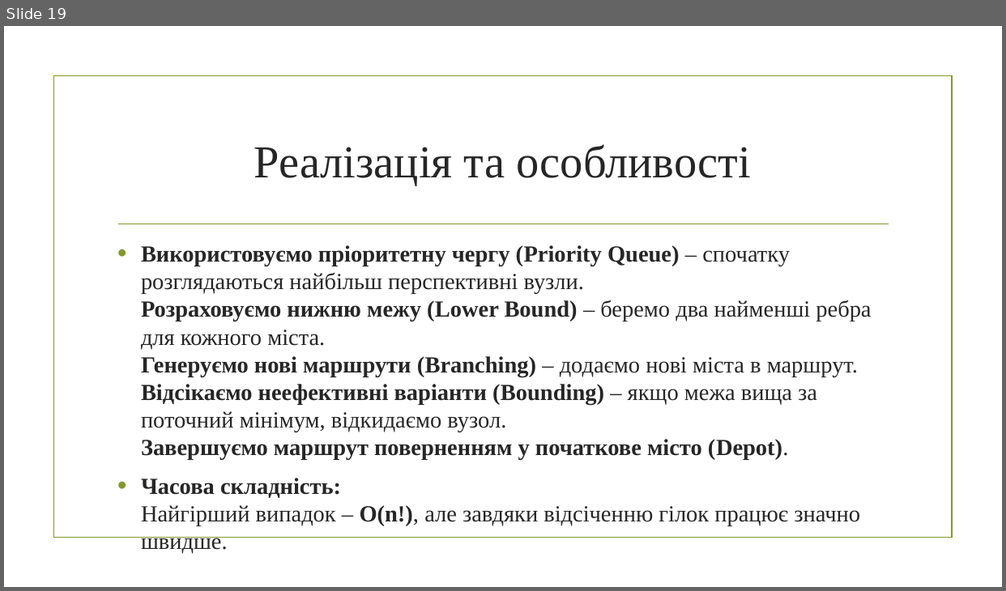
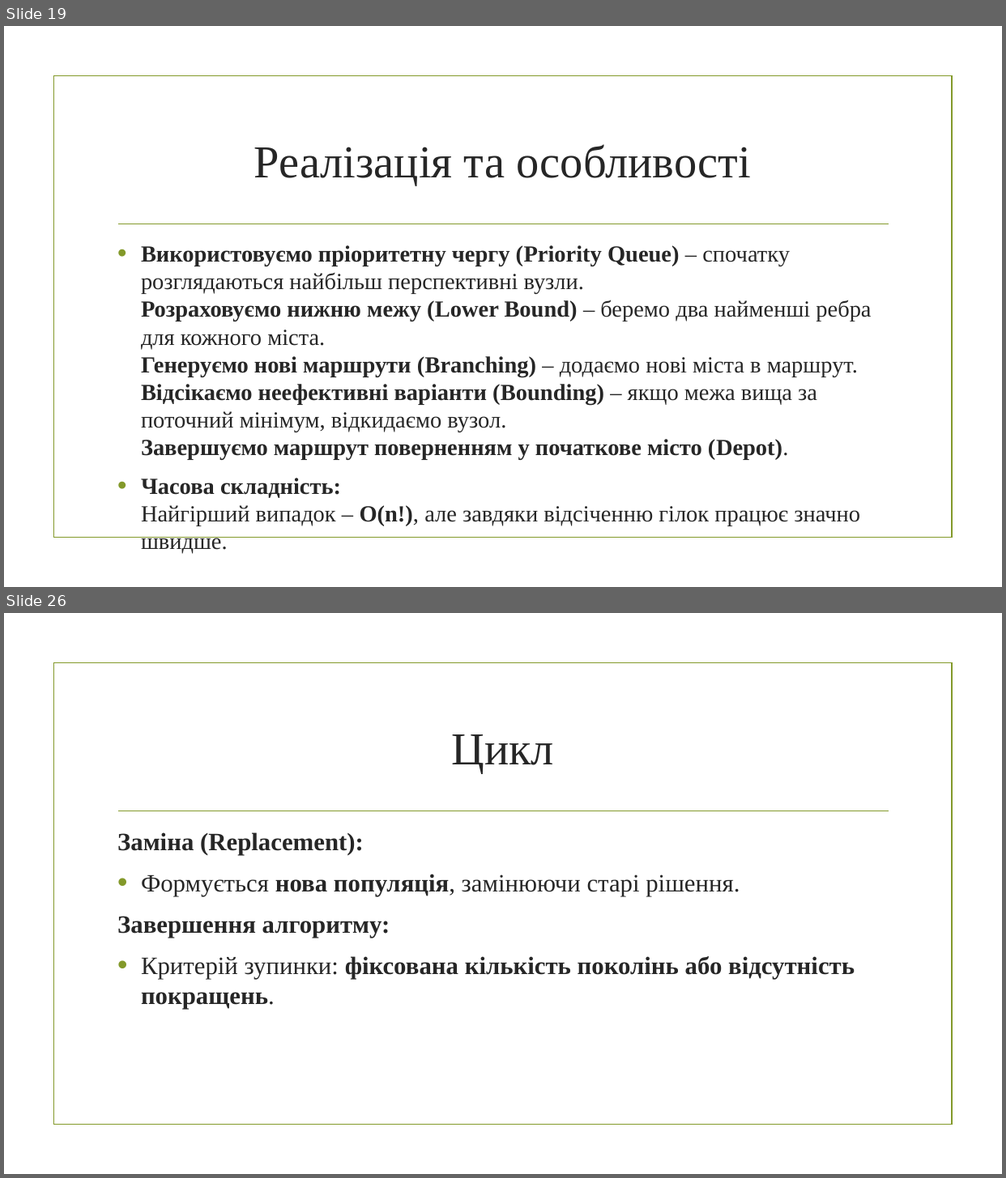
Before and after one commit to mecchmatProjects/Facultative, a slide deck: Lect6.pptx. Shown one above the other, each under a label of ours: slide 19 before the commit, slides 19 and 26 after it; the slides between them are not shown. The pictures are 1006x591 and 1006x1178 pixels, drawn with LibreOffice and Linux fonts; fonts in the diff are those of the drawing; background and template pictures are left out. Boxes give left, top, right and bottom in pixels: in the first picture for what was removed or moved away, otherwise in the second. Text is boxed around its words. In the diff, an @@ line names an element or a change of style, - is before the commit and + after.

```diff
--- a/Lect6.pptx
+++ b/Lect6.pptx
@@ slide 26 added at bbox=[4, 613, 1002, 1174], background picture (left out); not listed: 2 template elements that a slide beside it also shows @@
@@ title added at bbox=[452, 735, 555, 773], 44 pt, text #262626 @@
+Цикл
@@ text added at bbox=[117, 833, 854, 1009], 24 pt, text #262626, bold @@
+Заміна (Replacement):
+• Формується нова популяція, замінюючи старі рішення.
+Завершення алгоритму:
+• Критерій зупинки: фіксована кількість поколінь або відсутність покращень.
```
Also in this commit, not shown: 1 slide changed, 8 other slides added, 2 slides removed, 1 other file.
